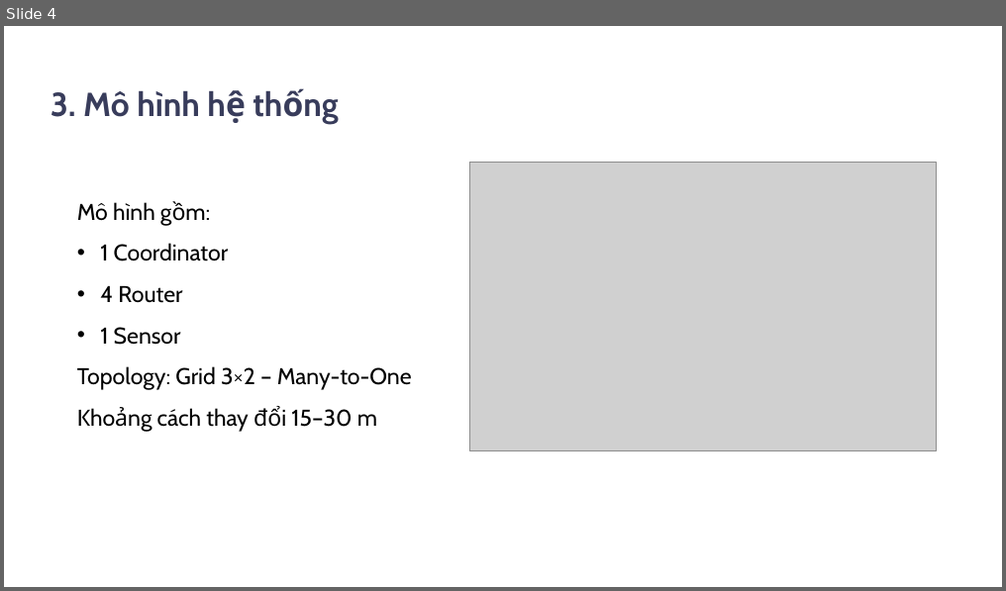
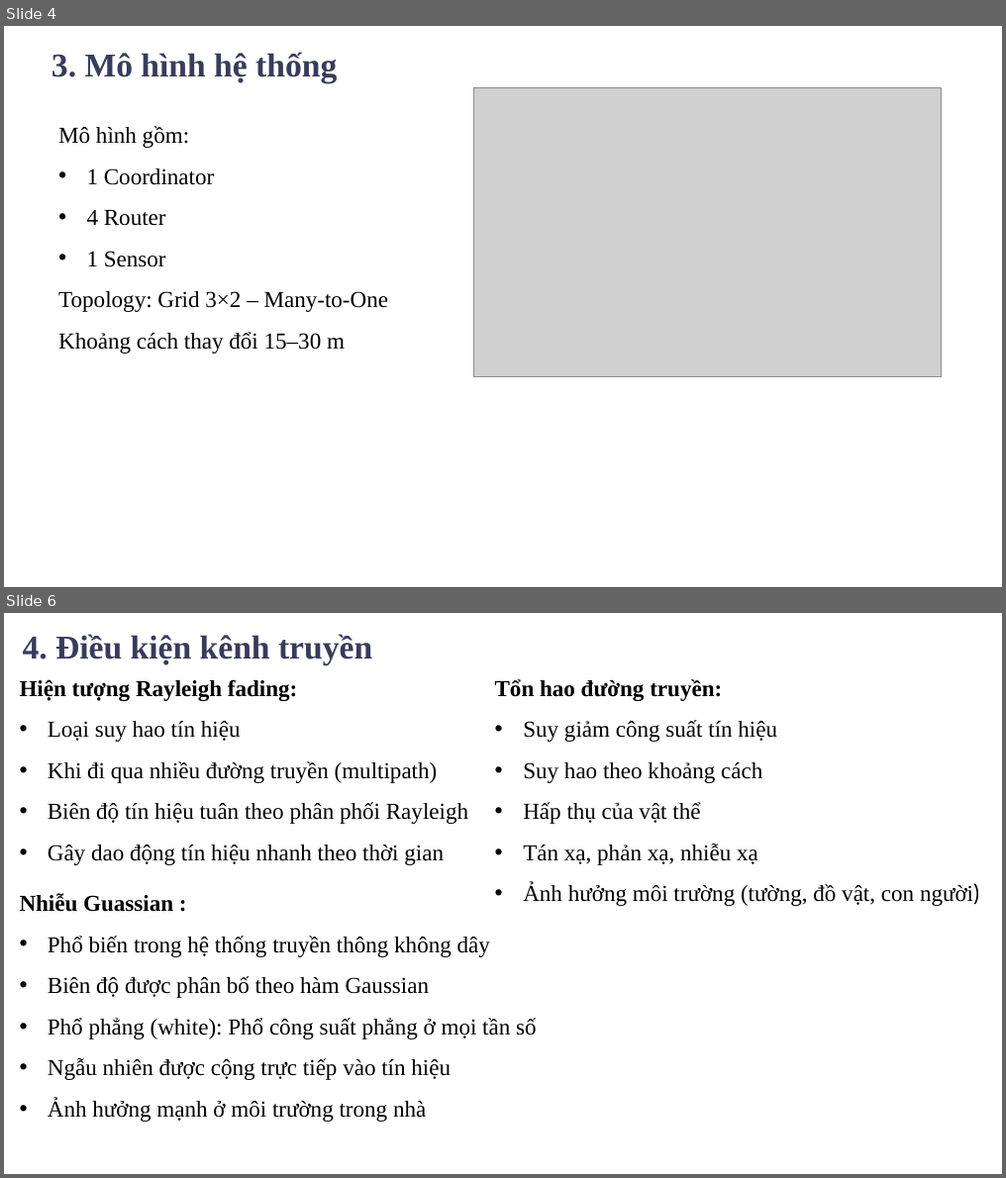
Before and after one commit to thevien257/Smart-Home-NS3-Zigbee, a slide deck: doc/slide/SlideBaoCaoLapTrinhMang.pptx. Shown one above the other, each under a label of ours: slide 4 before the commit, slides 4 and 6 after it; the slides between them are not shown. The pictures are 1006x591 and 1006x1178 pixels, drawn with LibreOffice and Linux fonts; fonts in the diff are those of the drawing; grey boxes stand for pictures; background and template pictures are left out. Boxes give left, top, right and bottom in pixels: in the first picture for what was removed or moved away, otherwise in the second. Text is boxed around its words. In the diff, an @@ line names an element or a change of style, - is before the commit and + after.

```diff
--- a/doc/slide/SlideBaoCaoLapTrinhMang.pptx
+++ b/doc/slide/SlideBaoCaoLapTrinhMang.pptx
@@ slide 6 added at [4,613,1002,1174], background picture (left out) @@
@@ text added at [23,634,372,664], 32 pt, text #383C5B, bold @@
+4. Điều kiện kênh truyền
@@ text added at [20,679,468,865], 22 pt, text #000000 @@
+Hiện tượng Rayleigh fading:
+• Loại suy hao tín hiệu
+• Khi đi qua nhiều đường truyền (multipath)
+• Biên độ tín hiệu tuân theo phân phối Rayleigh
+• Gây dao động tín hiệu nhanh theo thời gian
@@ text added at [495,679,979,906], 22 pt, text #000000 @@
+Tổn hao đường truyền:
+• Suy giảm công suất tín hiệu
+• Suy hao theo khoảng cách
+• Hấp thụ của vật thể
+• Tán xạ, phản xạ, nhiễu xạ
+• Ảnh hưởng môi trường (tường, đồ vật, con người)
@@ text added at [20,893,537,1122], 22 pt, text #000000 @@
+Nhiễu Guassian :
+• Phổ biến trong hệ thống truyền thông không dây
+• Biên độ được phân bố theo hàm Gaussian
+• Phổ phẳng (white): Phổ công suất phẳng ở mọi tần số
+• Ngẫu nhiên được cộng trực tiếp vào tín hiệu
+• Ảnh hưởng mạnh ở môi trường trong nhà
@@ slide 4 changed as well @@
@@ text "3. Mô hình hệ thống": place and size @@
-text "3. Mô hình hệ thống" at [51,91,200,117]
+text "3. Mô hình hệ thống" at [52,52,337,83]
@@ text "3. Mô hình hệ thống" at [52,52,337,83]: font Cabin to Times New Roman @@
@@ text "Mô hình gồm:": place and size @@
-text "Mô hình gồm:" at [77,202,412,432]
+text "Mô hình gồm:" at [58,126,388,354]
@@ text "Mô hình gồm:" at [58,126,388,354]: font Cabin to Times New Roman; indent changed @@
@@ picture: place and size @@
-picture at [469,163,937,452]
+picture at [474,88,942,377]
```
Also in this commit, not shown: 8 other slides changed, 2 other slides added, 1 slide removed.
